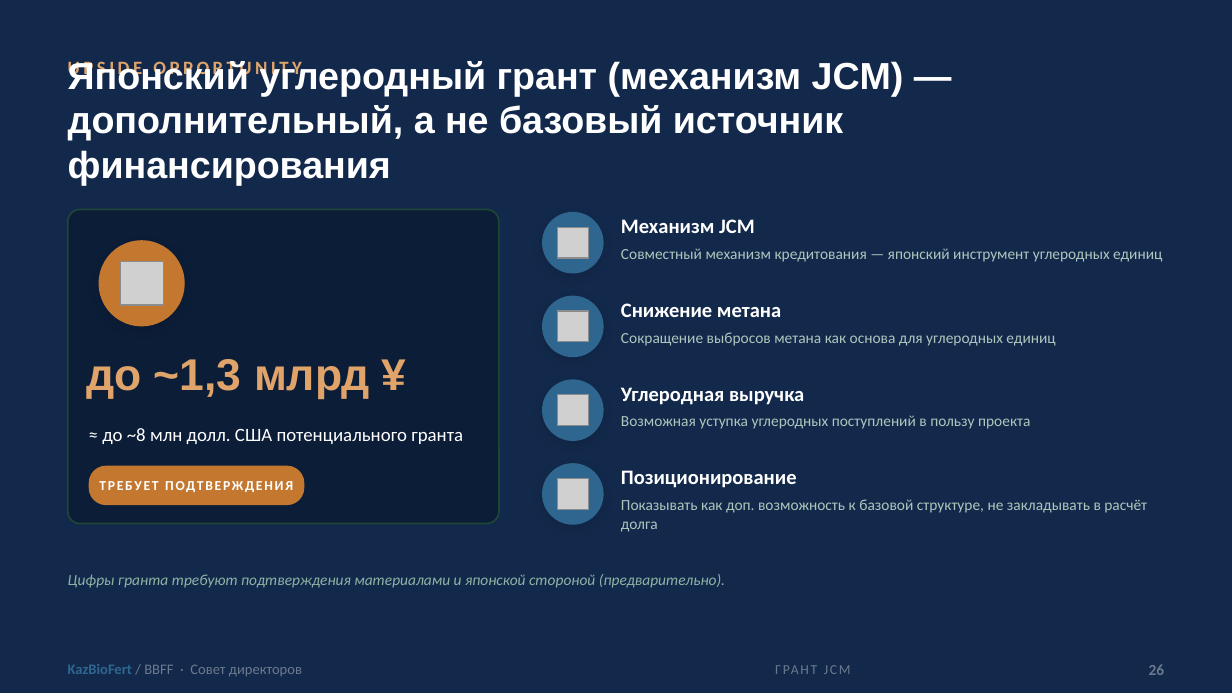
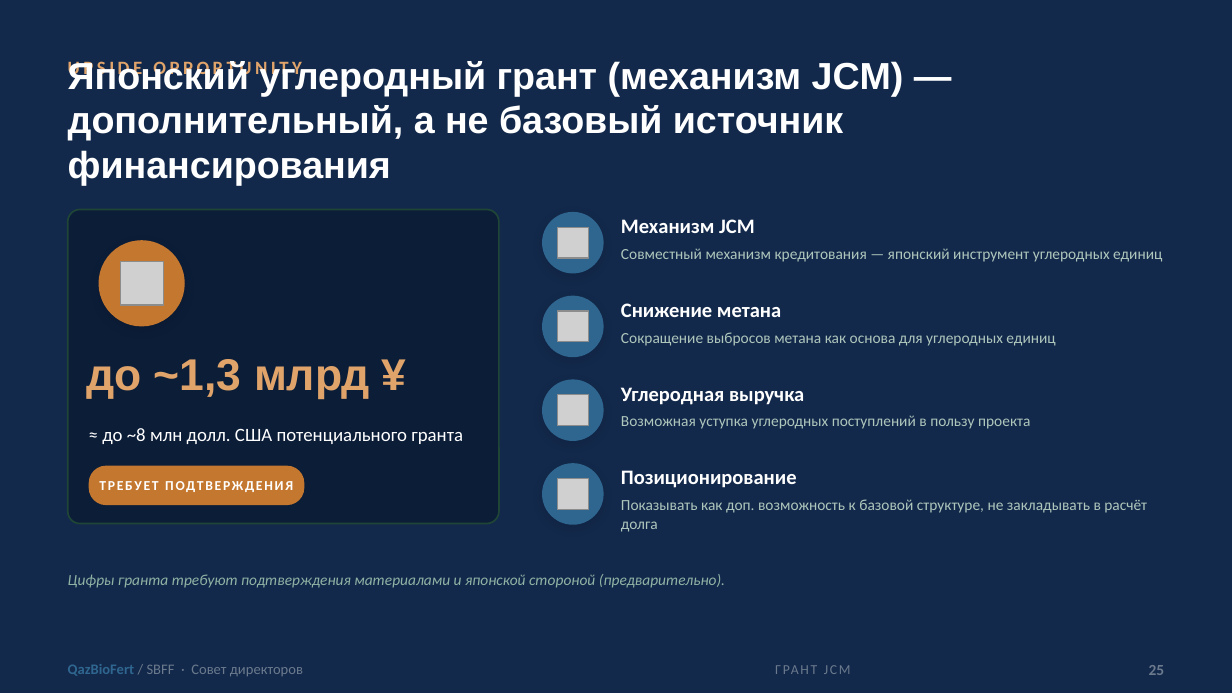
Before and after one commit to aoobakirov/board-presentation, a slide deck: slide 25 of KazBioFert_Board_Presentation_FINAL_20260709.pptx (slide 26 before the commit). Drawn at 1232x693 pixels with LibreOffice and Linux fonts; fonts in the diff are those of the drawing; grey boxes stand for pictures. Boxes give left, top, right and bottom in pixels: in the first picture for what was removed or moved away, otherwise in the second. Text is boxed around its words. In the diff, an @@ line names an element or a change of style, - is before the commit and + after.

```diff
--- a/KazBioFert_Board_Presentation_FINAL_20260709.pptx
+++ b/KazBioFert_Board_Presentation_FINAL_20260709.pptx
@@ text at [68,664,303,676]: text changed @@
-KazBioFert / BBFF · Совет директоров
+QazBioFert / SBFF · Совет директоров
```
Also in this commit, not shown: 24 other slides changed, 1 slide added, 2 slides removed, 3 other files.
